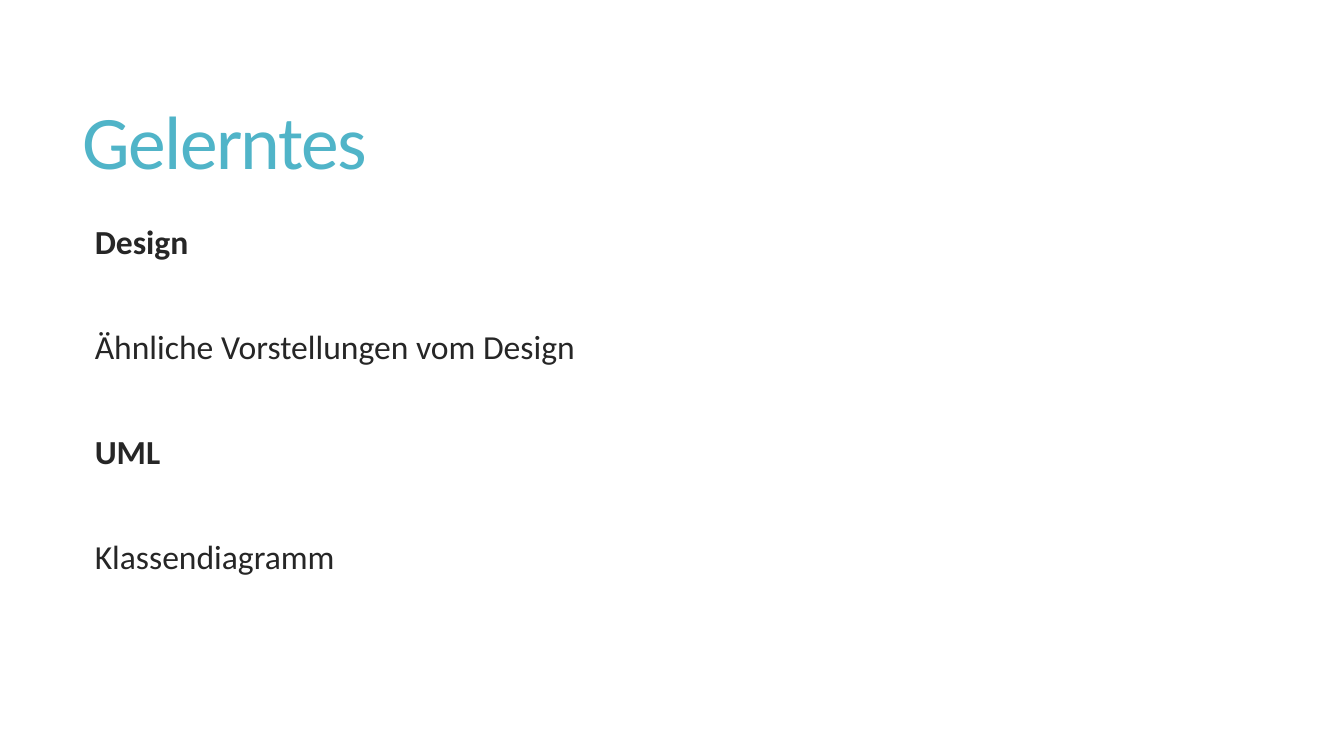
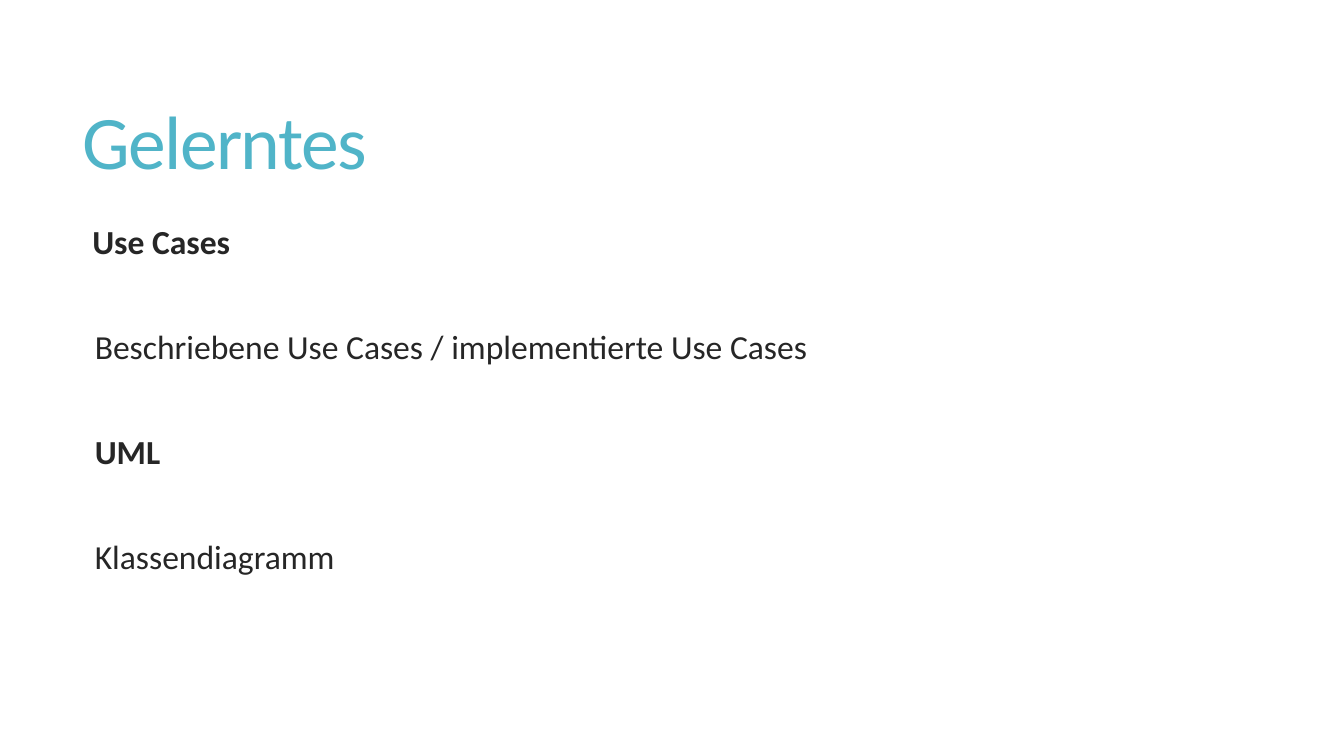
Before and after one commit to wirtj1/relatives, a slide deck: slide 16 of Orange/doc/CS01/task14/FinalPresentation.pptx (slide 18 before the commit). Drawn at 1344x756 pixels with LibreOffice and Linux fonts; fonts in the diff are those of the drawing. Boxes give left, top, right and bottom in pixels: in the first picture for what was removed or moved away, otherwise in the second. Text is boxed around its words. In the diff, an @@ line names an element or a change of style, - is before the commit and + after.

```diff
--- a/Orange/doc/CS01/task14/FinalPresentation.pptx
+++ b/Orange/doc/CS01/task14/FinalPresentation.pptx
@@ text at bbox=[92, 232, 807, 365]: text changed @@
-  Design
-  Ähnliche Vorstellungen vom Design
+Use Cases
+  Beschriebene Use Cases / implementierte Use Cases
```
Also in this commit, not shown: 5 other slides changed, 2 slides removed.
